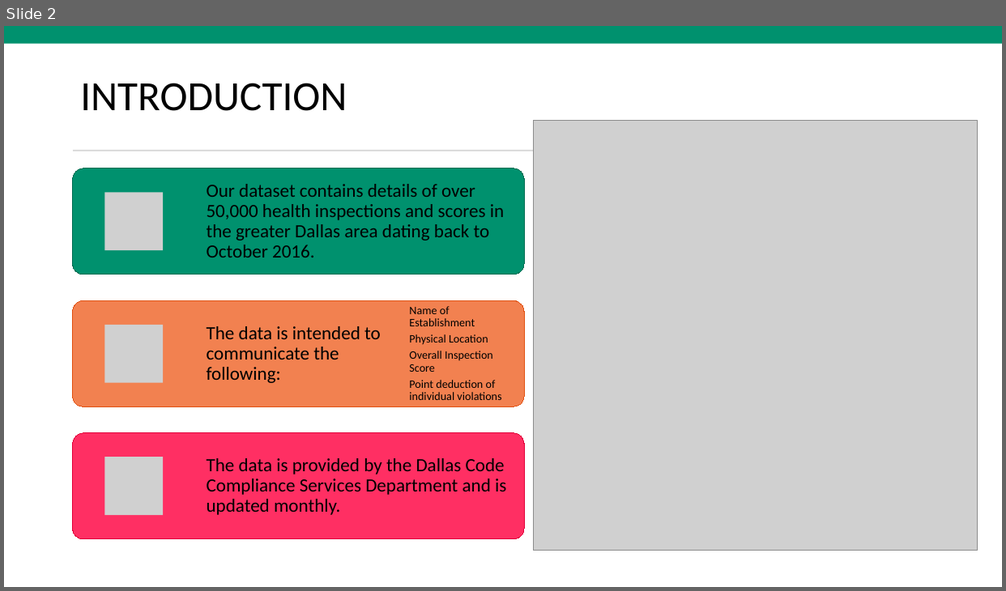
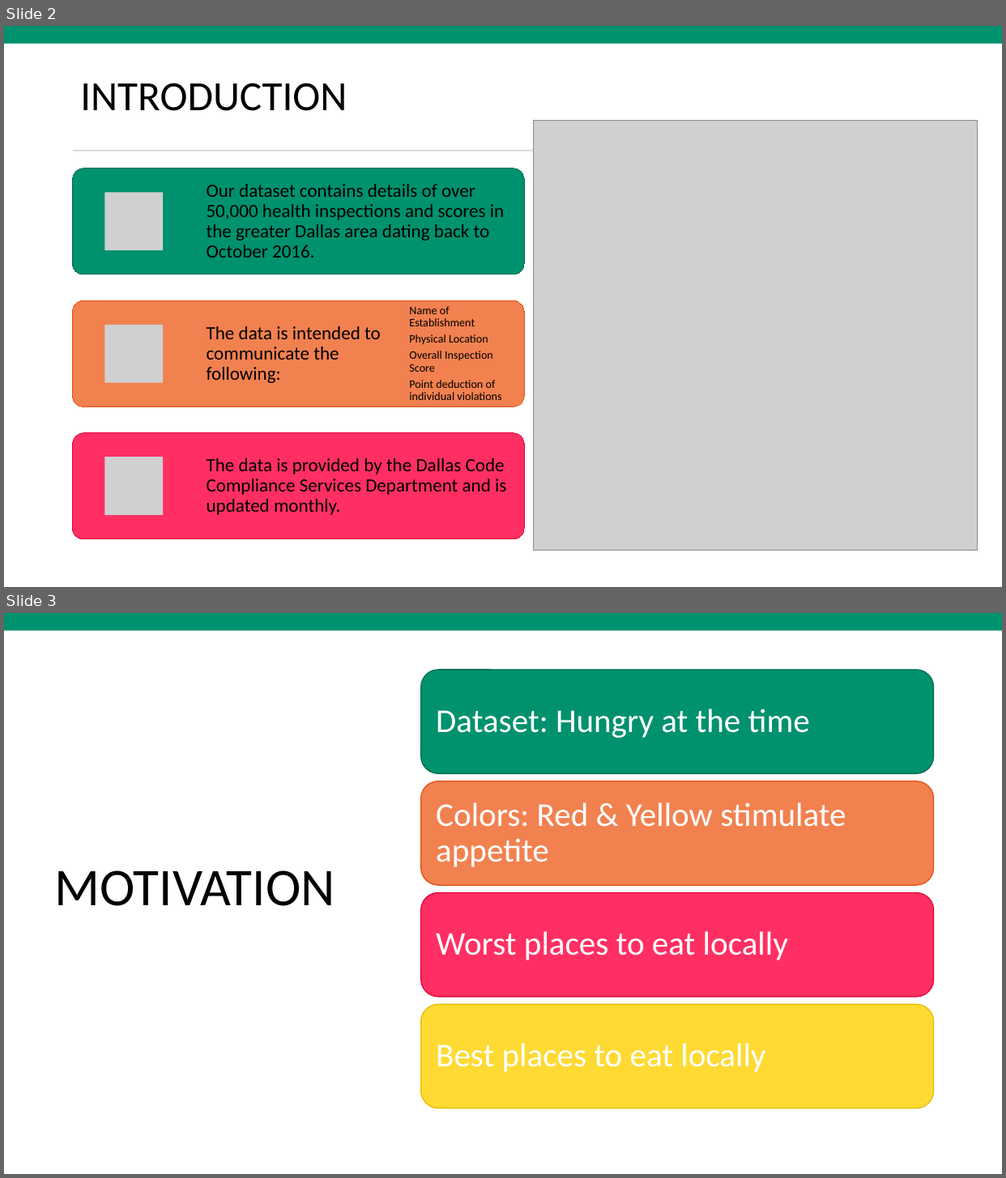
Before and after one commit to RPodemski/SMU_Project2, a slide deck: Brett/Health_Inspections.pptx. Shown one above the other, each under a label of ours: slide 2 before the commit, slides 2 and 3 after it. The pictures are 1006x591 and 1006x1178 pixels, drawn with LibreOffice and Linux fonts; fonts in the diff are those of the drawing; grey boxes stand for pictures. Boxes give left, top, right and bottom in pixels: in the first picture for what was removed or moved away, otherwise in the second. Text is boxed around its words. In the diff, an @@ line names an element or a change of style, - is before the commit and + after.

```diff
--- a/Brett/Health_Inspections.pptx
+++ b/Brett/Health_Inspections.pptx
@@ slide 3 added at (4, 613, 1002, 1174), background #FFFFFF @@
@@ rectangle added at (4, 613, 1002, 623), fill #4472C4 @@
@@ rectangle added at (4, 613, 1002, 631), fill #00916E @@
@@ title added at (54, 871, 334, 906), 51 pt, text #000000 @@
+MOTIVATION
@@ group added at (421, 670, 934, 1109): 4 rounded rectangles, 4 texts @@
+Dataset: Hungry at the time
+Colors: Red & Yellow stimulate appetite
+Worst places to eat locally
+Best places to eat locally
```
Also in this commit, not shown: 3 slides changed.
